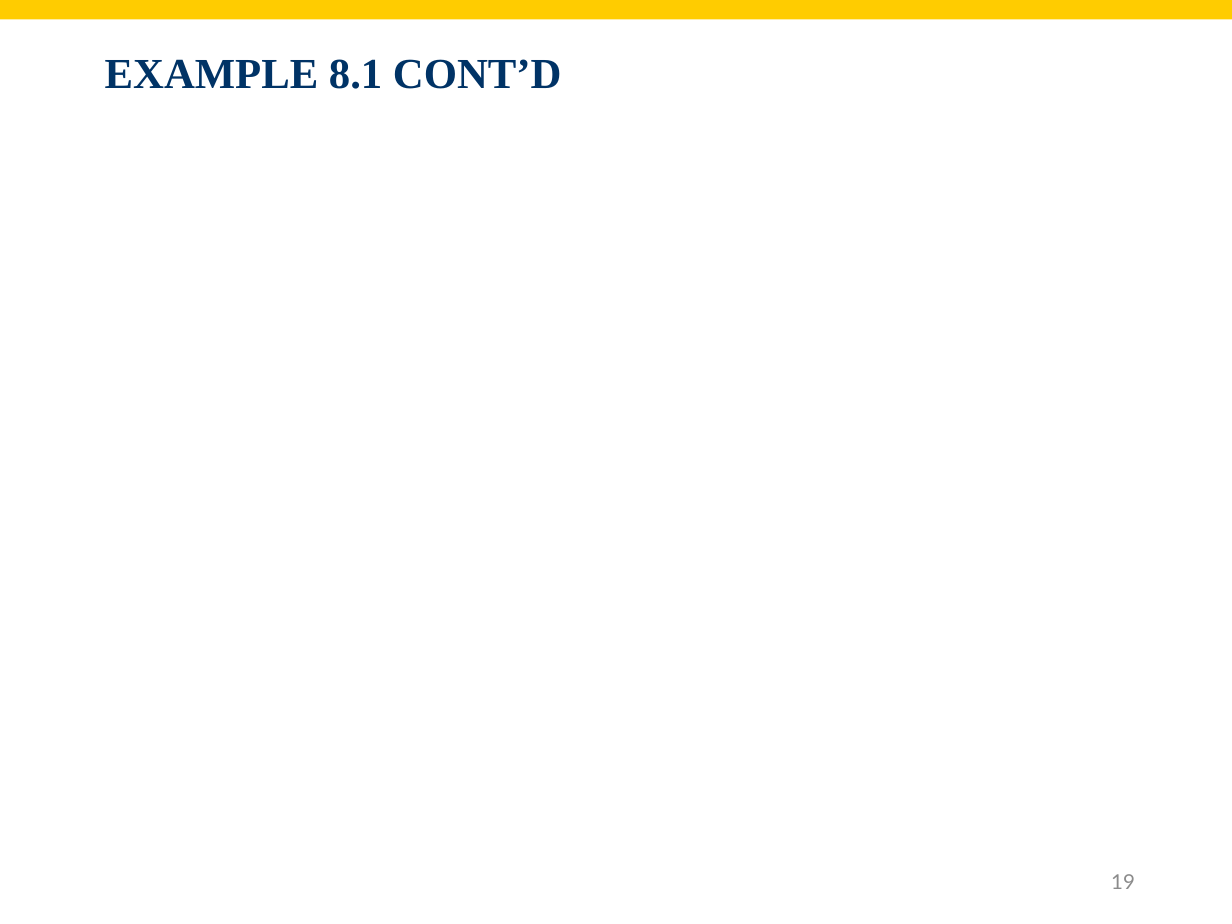
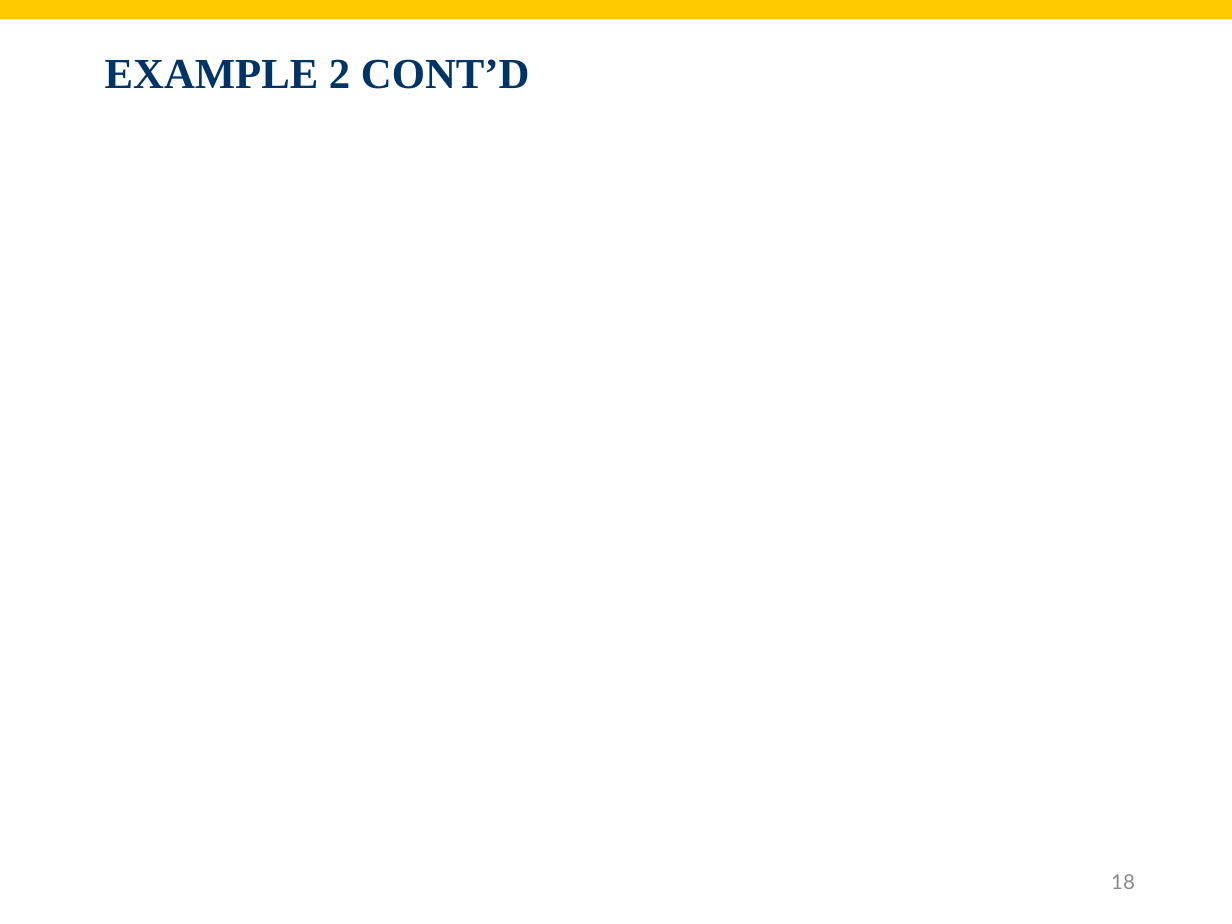
Before and after one commit to shnezam/BUAD1560, a slide deck: slide 18 of slides/pdf/Chapt9.pptx (slide 19 before the commit). Drawn at 1232x924 pixels with LibreOffice and Linux fonts; fonts in the diff are those of the drawing; grey boxes stand for pictures; background and template pictures are left out. Boxes give left, top, right and bottom in pixels: in the first picture for what was removed or moved away, otherwise in the second. Text is boxed around its words. In the diff, an @@ line names an element or a change of style, - is before the commit and + after.

```diff
--- a/slides/pdf/Chapt9.pptx
+++ b/slides/pdf/Chapt9.pptx
@@ title at <box>105,59,529,89</box>: text changed @@
-EXAMPLE 8.1 CONT’D
+EXAMPLE 2 CONT’D
@@ page number at <box>1111,874,1135,889</box>: text changed @@
-19
+18
```
Also in this commit, not shown: 2 other slides changed, 1 slide removed.
